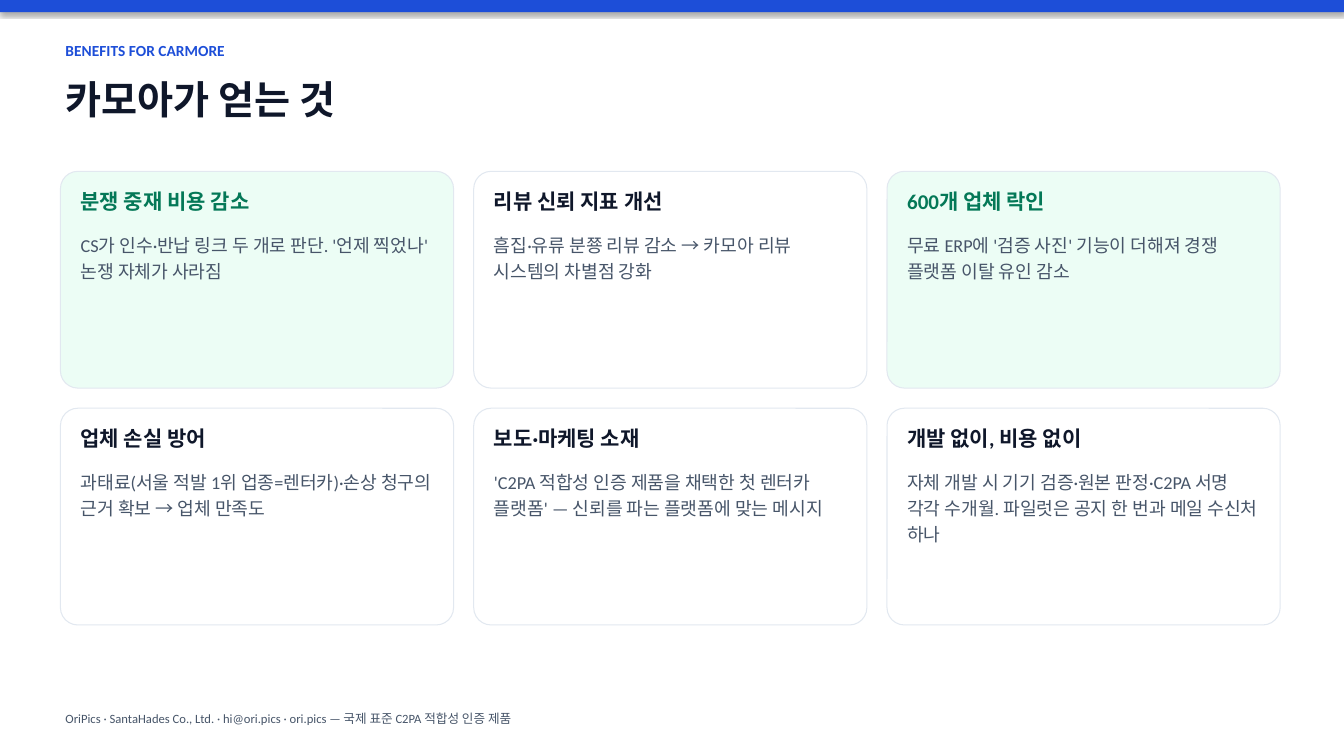
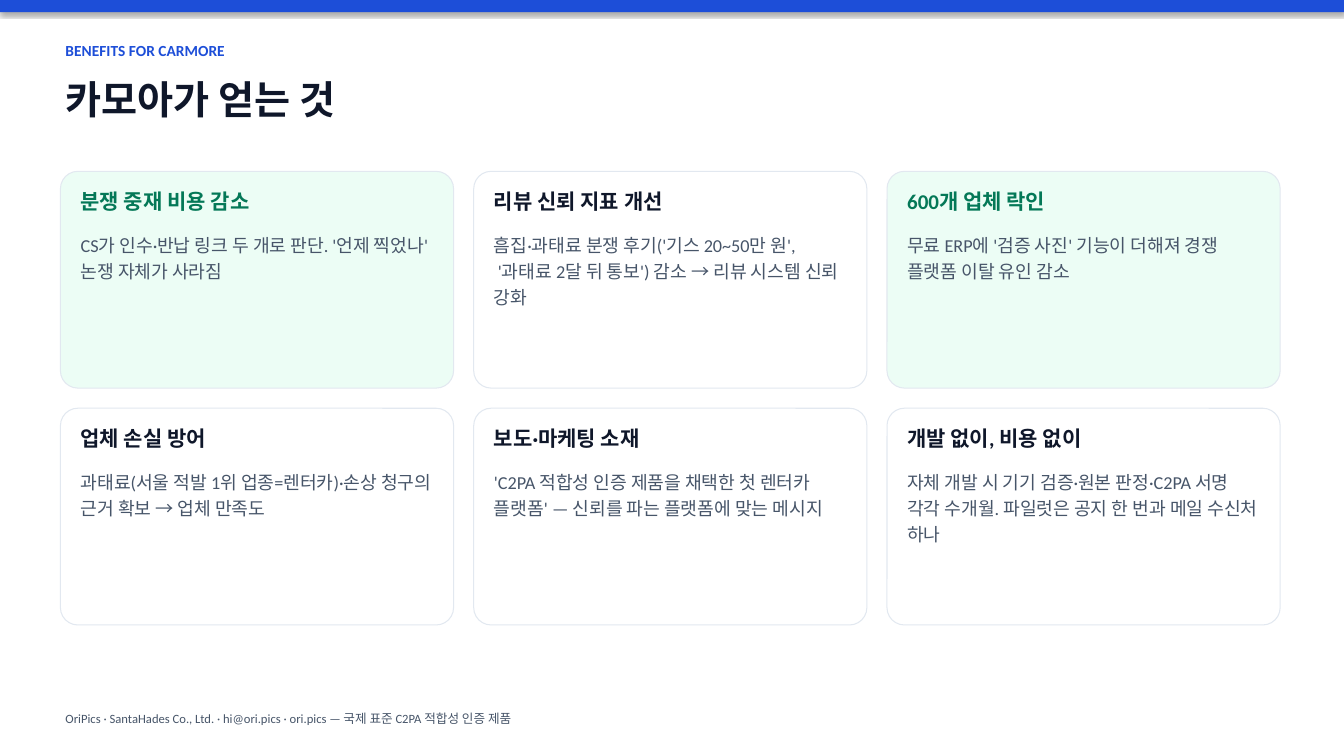
Before and after one commit to SantaHades/OriPics-MVP-Front, a slide deck: slide 8 of docs/gtm/proposal-carmore.pptx. Drawn at 1344x756 pixels with LibreOffice and Linux fonts; fonts in the diff are those of the drawing. Boxes give left, top, right and bottom in pixels: in the first picture for what was removed or moved away, otherwise in the second. Text is boxed around its words. In the diff, an @@ line names an element or a change of style, - is before the commit and + after.

Commit message:
docs(gtm): 카모아 PPT 2번 문제 문장 → 소비자원 피해구제 통계, 8번 리뷰 카드 근거 정정

```diff
--- a/docs/gtm/proposal-carmore.pptx
+++ b/docs/gtm/proposal-carmore.pptx
@@ text at (494,236,838,306): text changed @@
-흠집·유류 분쭁 리뷰 감소 → 카모아 리뷰 시스템의 차별점 강화
+흠집·과태료 분쟁 후기('기스 20~50만 원', '과태료 2달 뒤 통보') 감소 → 리뷰 시스템 신뢰 강화
```
Also in this commit, not shown: 1 other slide changed.
